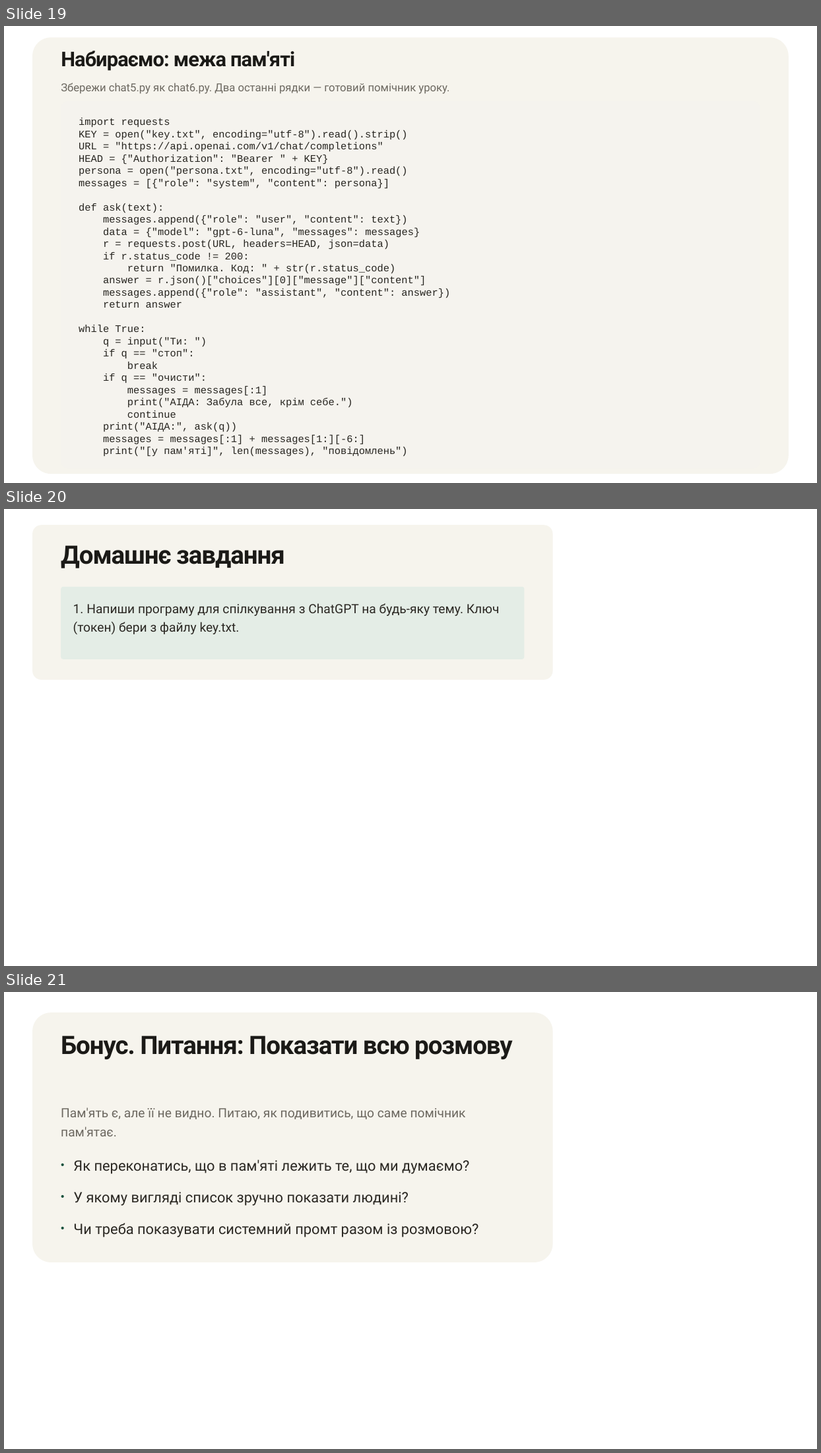
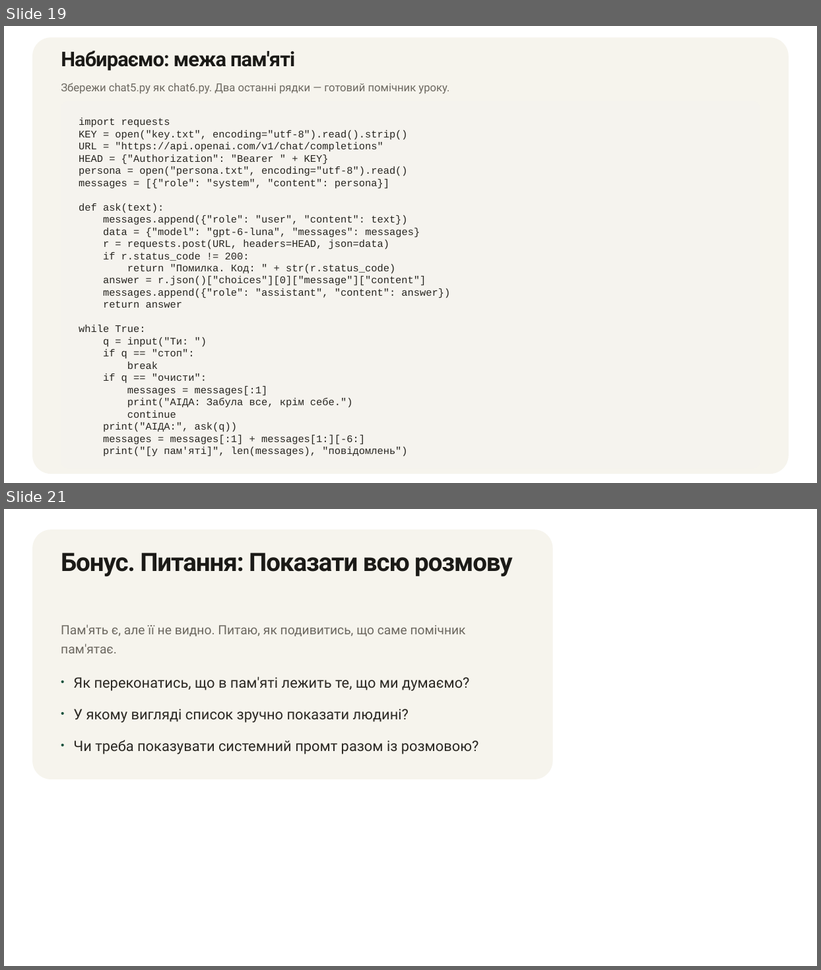
Before and after one commit to dmitriy-shtefan/ai-assistant-2026, a slide deck: заняття_5/Інтеграція_з_ChatGPT_API_Частина_2_розумний_асистент.pptx. Shown one above the other, each under a label of ours: slides 19, 20 and 21 before the commit, slides 19 and 21 after it; the slides between them are not shown. The pictures are 821x1453 and 821x970 pixels, drawn with LibreOffice and Linux fonts; fonts in the diff are those of the drawing; background and template pictures are left out. Boxes give left, top, right and bottom in pixels: in the first picture for what was removed or moved away, otherwise in the second. Text is boxed around its words. In the diff, an @@ line names an element or a change of style, - is before the commit and + after.

```diff
--- a/заняття_5/Інтеграція_з_ChatGPT_API_Частина_2_розумний_асистент.pptx
+++ b/заняття_5/Інтеграція_з_ChatGPT_API_Частина_2_розумний_асистент.pptx
@@ slide 20 removed at [4, 509, 817, 966], background picture (left out) @@
@@ rounded rectangle removed at [32, 525, 553, 680] @@
@@ text removed at [61, 545, 285, 568] @@
-Домашнє завдання
@@ rounded rectangle removed at [61, 586, 524, 659] @@
@@ text removed at [73, 603, 500, 634] @@
-1. Напиши програму для спілкування з ChatGPT на будь-яку тему. Ключ (токен) бери з файлу key.txt.
```
Also in this commit, not shown: 7 slides changed, 1 slide added.
